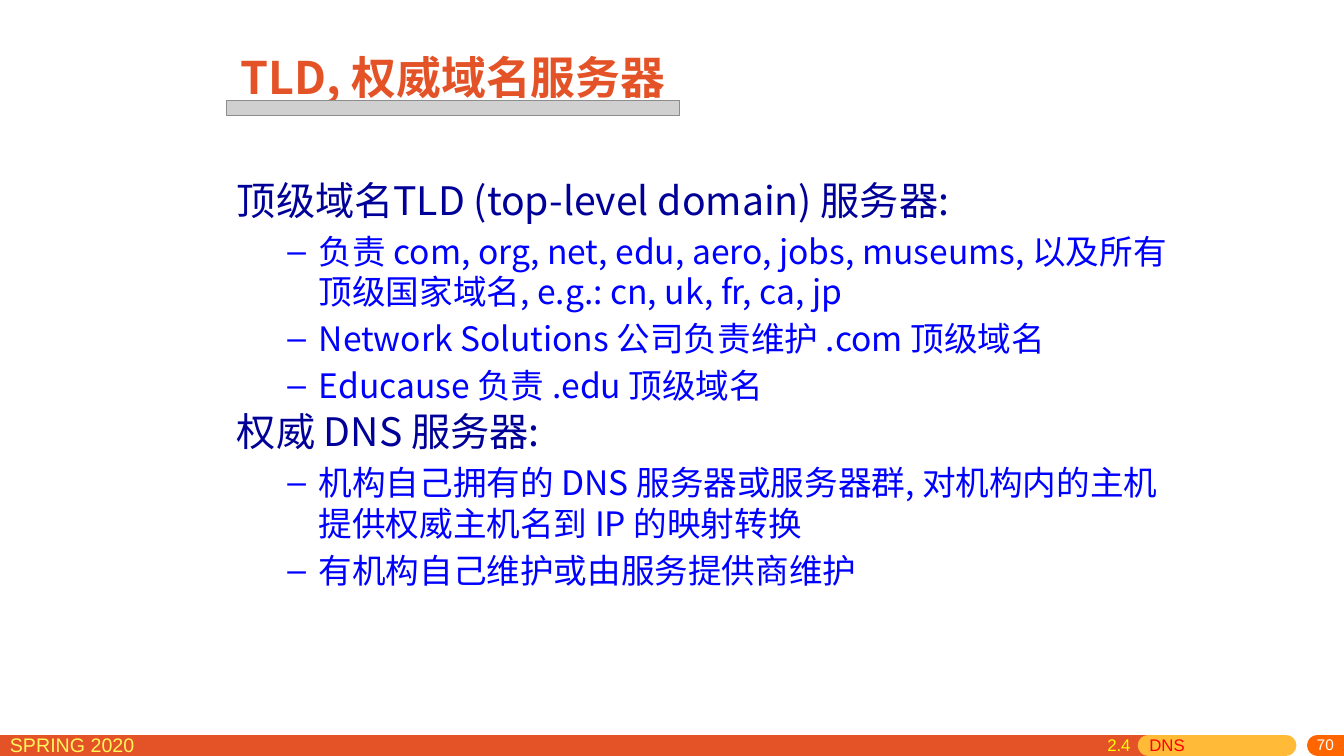
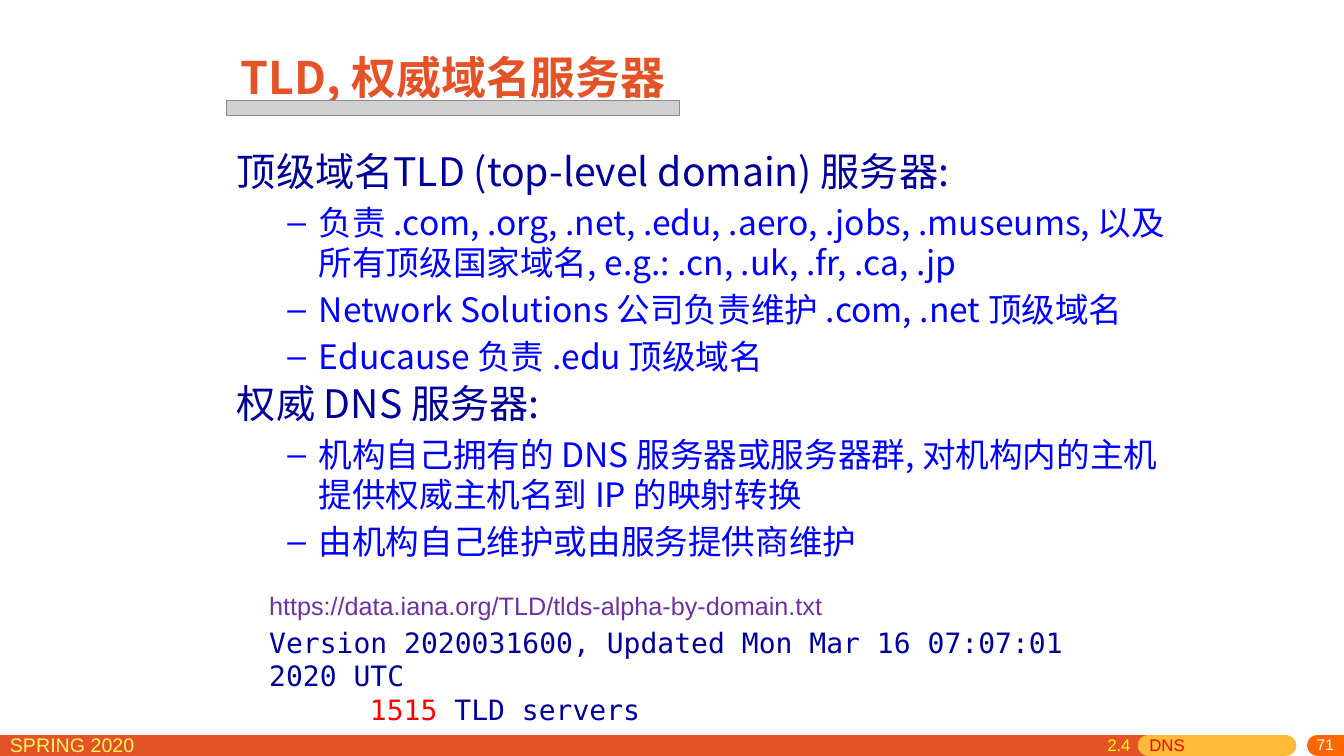
Before and after one commit to network-distributed/presentations, a slide deck: slide 71 of chapter2_cn.pptx (slide 70 before the commit). Drawn at 1344x756 pixels with LibreOffice and Linux fonts; fonts in the diff are those of the drawing; grey boxes stand for pictures. Boxes give left, top, right and bottom in pixels: in the first picture for what was removed or moved away, otherwise in the second. Text is boxed around its words. In the diff, an @@ line names an element or a change of style, - is before the commit and + after.

```diff
--- a/chapter2_cn.pptx
+++ b/chapter2_cn.pptx
@@ text "顶级域名TLD (top-level domain) 服务器:": place and size @@
-text "顶级域名TLD (top-level domain) 服务器:" at [237,182,1166,586]
+text "顶级域名TLD (top-level domain) 服务器:" at [237,153,1165,557]
@@ text at [319,206,1165,328]: text changed @@
-  – 负责 com, org, net, edu, aero, jobs, museums, 以及所有顶级国家域名, e.g.: cn, uk, fr, ca, jp
-  – Network Solutions 公司负责维护 .com 顶级域名
+  – 负责 .com, .org, .net, .edu, .aero, .jobs, .museums, 以及所有顶级国家域名, e.g.: .cn, .uk, .fr, .ca, .jp
+  – Network Solutions 公司负责维护 .com, .net 顶级域名
@@ text at [319,525,857,557]: text changed @@
-  – 有机构自己维护或由服务提供商维护
+  – 由机构自己维护或由服务提供商维护
@@ text added at [269,596,822,621], 18 pt, text #7030A0 @@
+https://data.iana.org/TLD/tlds-alpha-by-domain.txt
@@ text added at [269,631,1063,721], 20 pt, text #000099 @@
+Version 2020031600, Updated Mon Mar 16 07:07:01 2020 UTC
+1515 TLD servers
@@ page number at [1317,739,1334,750]: text changed @@
-70
+71
```
Also in this commit, not shown: 15 other slides changed, 1 slide added, 1 other file.
